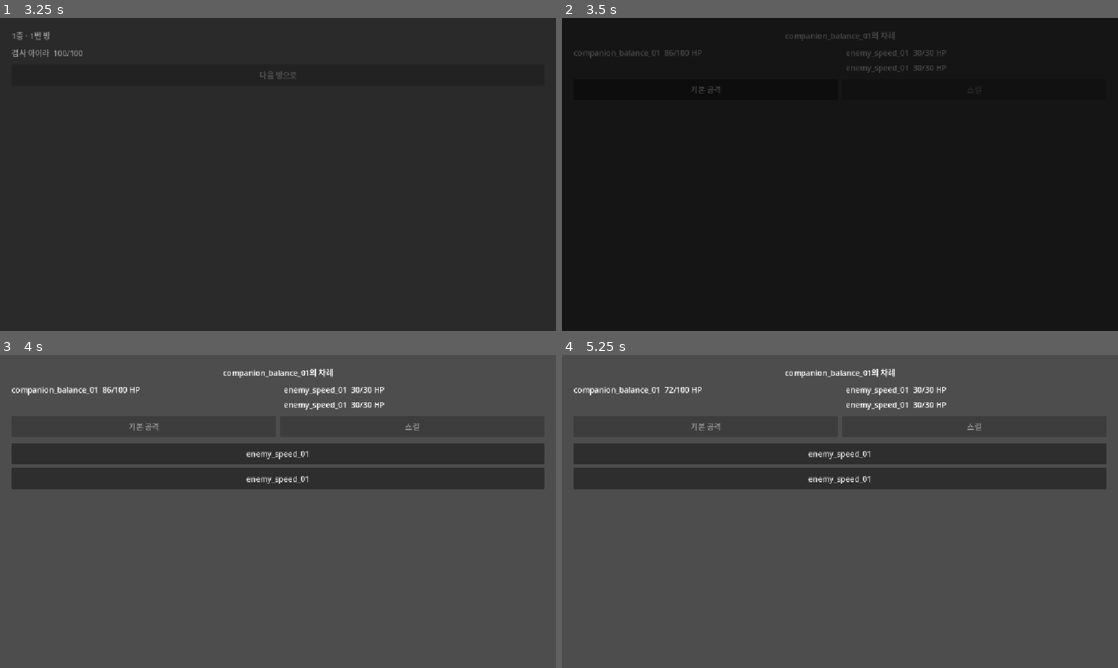
Above: before the commit, frames 1-4 (two rows, left to right).
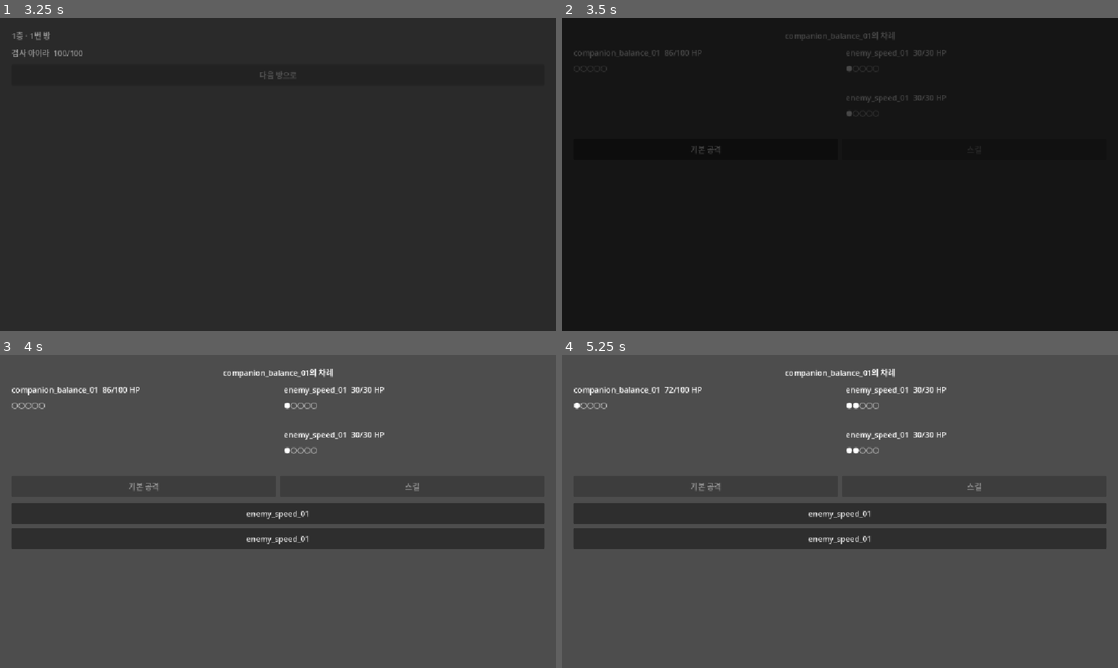
Above: after the commit, the same moments.

Repository: juunj-code/juunj
Game: Godot game, scene res://scenes/Boot.tscn
The game is run twice, just before and just after one commit, with the same random seed, the same clock (stepped at 60 frames per second) and the same inputs.
Inputs:
- Up to frame 1 (3.25 s): click "시작" at 0.5 s; click "검사 아이라" at 1.25 s; click "검사 아이라" at 2 s; click "출발" at 2.75 s
- Up to frame 2 (3.5 s): no input
- Up to frame 3 (4 s): click "기본 공격" at 3.5 s
- Up to frame 4 (5.25 s): click "enemy_speed_01" at 4.25 s; click "기본 공격" at 5 s

Frame 1 is identical in both runs. In frame 2, 0.3% of the frame differs, in the area x 3-70%, y 15-44%; in frame 3, 22%; in frame 4, 22%, in the area x 2-98%, y 15-62%.

Commit message:
feat: render SP dots and status effect labels in BattleScreen
Wires TurnBattle's unit_sp_changed/status_effects_changed signals
(#20 UI-HUD AC7/AC8) into BattleScreen -- SP dots via the existing
HudRules.sp_dots() helper, status effects as "name(duration)" text
next to each unit. No status icon art exists yet (art-bible 5-9
unwritten), so this uses the effect resource's own .name field as a
text label rather than blocking on unmade icon assets.

Verified visually: screenshotted BattleScreen with SP=2/5 and an
active poison(3) effect, both rendered correctly. 175/175 GUT still
passing.

Diff:
--- a/scenes/battle_screen.gd
+++ b/scenes/battle_screen.gd
@@ -19,6 +19,8 @@
 
 var _battle: TurnBattle
 var _labels: Dictionary = {} # id -> Array[Label]
+var _sp_labels: Dictionary = {} # id -> Array[Label]
+var _status_labels: Dictionary = {} # id -> Array[Label]
 var _base_hp: Dictionary = {} # id -> int
 var _current_unit: Dictionary = {}
 
@@ -35,6 +37,8 @@
 	_battle.turn_started.connect(_on_turn_started)
 	_battle.player_input_requested.connect(_on_player_input_requested)
 	_battle.unit_hp_changed.connect(_on_unit_hp_changed)
+	_battle.unit_sp_changed.connect(_on_unit_sp_changed)
+	_battle.status_effects_changed.connect(_on_status_effects_changed)
 
 	_basic_attack_button.pressed.connect(_on_basic_attack_pressed)
 	_skill_button.pressed.connect(_on_skill_pressed)
@@ -52,12 +56,37 @@
 		_base_hp[unit["id"]] = unit["base_hp"]
 		_render_label(label, unit["id"], unit["current_hp"])
 
+		var sp_label := Label.new()
+		container.add_child(sp_label)
+		if not _sp_labels.has(unit["id"]):
+			_sp_labels[unit["id"]] = []
+		_sp_labels[unit["id"]].append(sp_label)
+		sp_label.text = HudRules.sp_dots(unit["current_sp"])
+
+		var status_label := Label.new()
+		container.add_child(status_label)
+		if not _status_labels.has(unit["id"]):
+			_status_labels[unit["id"]] = []
+		_status_labels[unit["id"]].append(status_label)
+		_render_status_label(status_label, unit["active_effects"])
+
 func _render_label(label: Label, id: String, hp: int) -> void:
 	label.text = "%s  %d/%d HP" % [id, hp, _base_hp[id]]
+
+func _render_status_label(label: Label, effects: Array) -> void:
+	label.text = ", ".join(effects.map(func(e): return "%s(%d)" % [e.name, e.duration]))
 
 func _on_unit_hp_changed(unit_id: String, new_hp: int) -> void:
 	for label in _labels.get(unit_id, []):
 		_render_label(label, unit_id, new_hp)
+
+func _on_unit_sp_changed(unit_id: String, new_sp: int) -> void:
+	for label in _sp_labels.get(unit_id, []):
+		label.text = HudRules.sp_dots(new_sp)
+
+func _on_status_effects_changed(unit_id: String, effects: Array) -> void:
+	for label in _status_labels.get(unit_id, []):
+		_render_status_label(label, effects)
 
 func _on_turn_started(unit_id: String) -> void:
 	_turn_label.text = "%s의 차례" % unit_id
